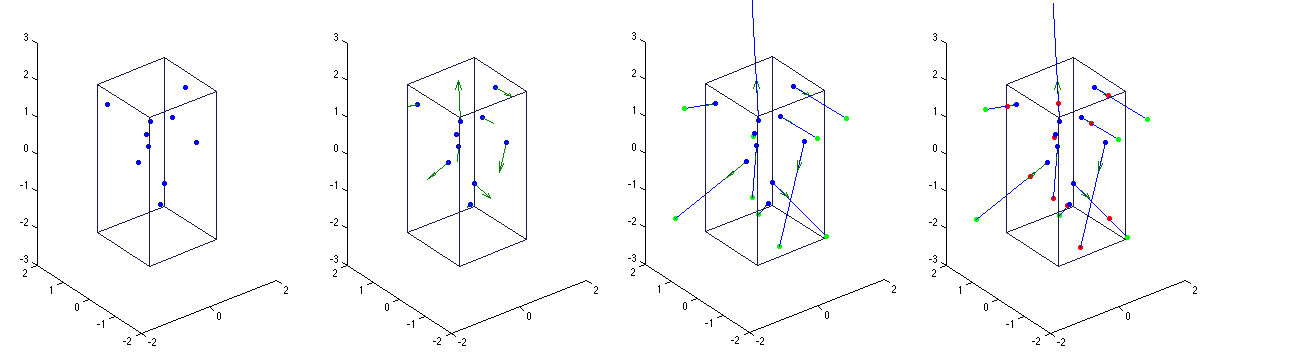
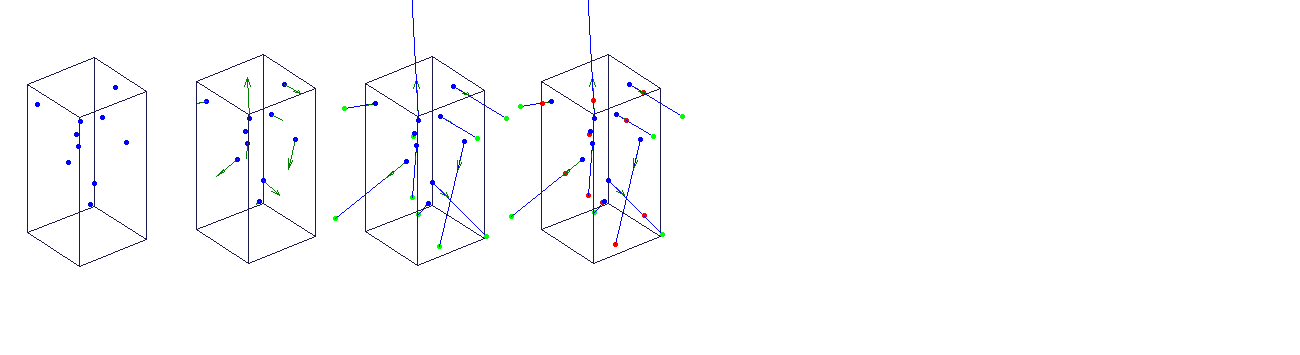
Comparing the layer stacks of the two w=1300, h=355 images. Changes:
painted on "Layer 4" over [445, 0, 1197, 346]
painted on "Layer 3" over [276, 0, 896, 346]
painted on "Layer 2" over [99, 12, 616, 346]
painted on "Layer 1" over [20, 33, 310, 346]
